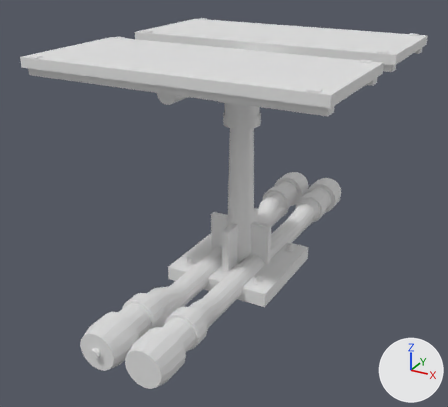
One commit to the OBJ model src/main/resources/assets/electricity/models/pv_dual/pv_dual.obj: the scene before it, then after it.
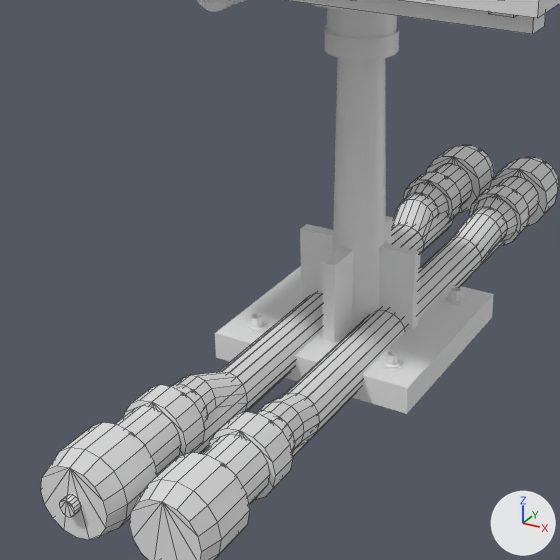
Each version is shown whole from a camera (50 mm lens) standing at (0.915, -1.787, 1.141) and looking at (-0.027, -0.075, 0.285), then close up on the part from 13% to 76% of the width and 24% to 94% of the height. The axes (+X, +Y, +Z) are drawn at lower right. The lights are the same throughout. The last two pictures show the newer version. The close-ups show mesh edges as thin lines. Materials are left out; every surface is plain grey. Where no turn or scale is listed for an object, it has been applied to the vertices.

Objects in the first close-up: 'harness', 'harness_plug_north', 'harness_plug_south', 'pedestal', 'rotate_azimuth', 'rotate_elevation_1', 'rotate_elevation_modules_1' and 1 more.
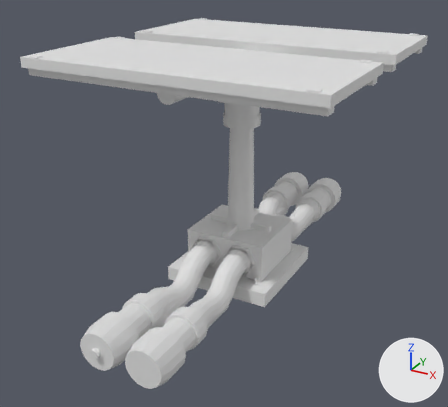
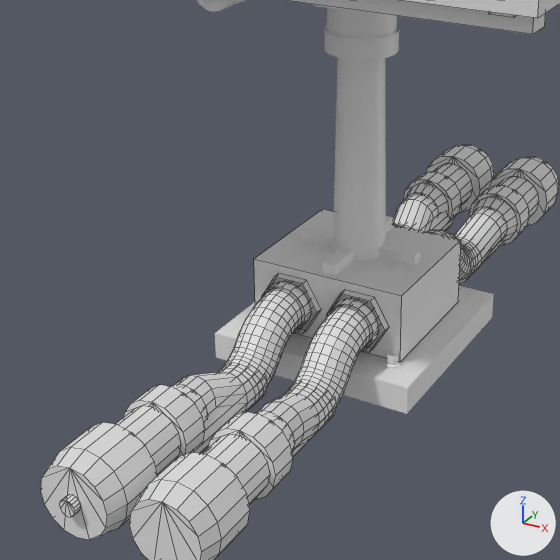
Where the change shows, as pixel boxes [x1, y1, x2, y2] in the close-ups (560 x 560 px):
'harness', reshaped
    before: [193, 214, 504, 456]
    after: [193, 209, 504, 456]
part 1 of me_harness, added
    after: [261, 282, 311, 334]
part 2 of me_harness, added
    after: [326, 299, 379, 351]
part 3 of me_harness, added
    after: [193, 209, 504, 456]

Edits to the bpy script that builds the scene:
```text
Change me_harness:
    used by ob_harness; location = (0.0, 0.0, 0.0)
    remove me_harness.from_pydata(...)  # 64 vertices, 32 faces; spans x -0.106..0.106, y -0.5..0.5, z 0.0..0.081
    add me_harness.from_pydata(...)  # 1272 vertices, 1122 faces; spans x -0.145..0.145, y -0.5..0.5, z 0.0..0.18
    me_harness part 1: the loose piece of 32 vertices spanning x -0.106..-0.025, y -0.5..0.5, z 0.0..0.081 is copied, and the copy is multiplied about its middle by the matrix ((0.0, 0.0, 1.122), (0.0, 0.022, 0.0), (-1.122, 0.0, 0.0)), then moved by (0.0, -0.152, 0.074); it spans x -0.111..-0.02, y -0.163..-0.141, z 0.069..0.161
    me_harness part 2: the loose piece of 32 vertices spanning x 0.025..0.106, y -0.5..0.5, z 0.0..0.081 is copied, and the copy is multiplied about its middle by the matrix ((0.0, 0.0, 1.122), (0.0, 0.022, 0.0), (-1.122, 0.0, 0.0)), then moved by (0.0, -0.152, 0.074); it spans x 0.02..0.111, y -0.163..-0.141, z 0.069..0.161
    me_harness part 3: 1080 vertices added at x -0.145..0.145, y -0.321..0.321, z 0.0..0.18
    other edits to the shape of me_harness do not show in these pictures
```
